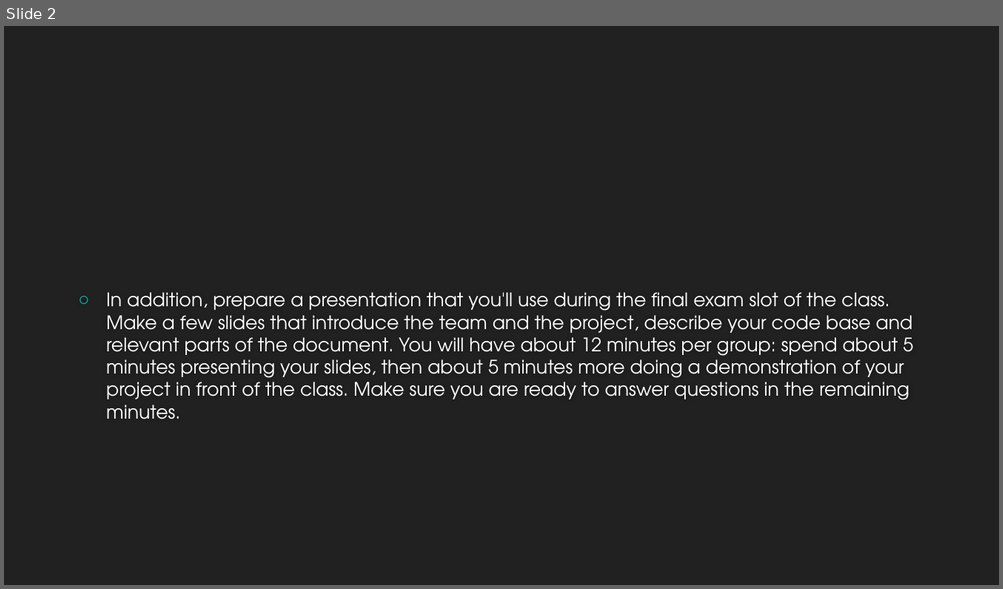
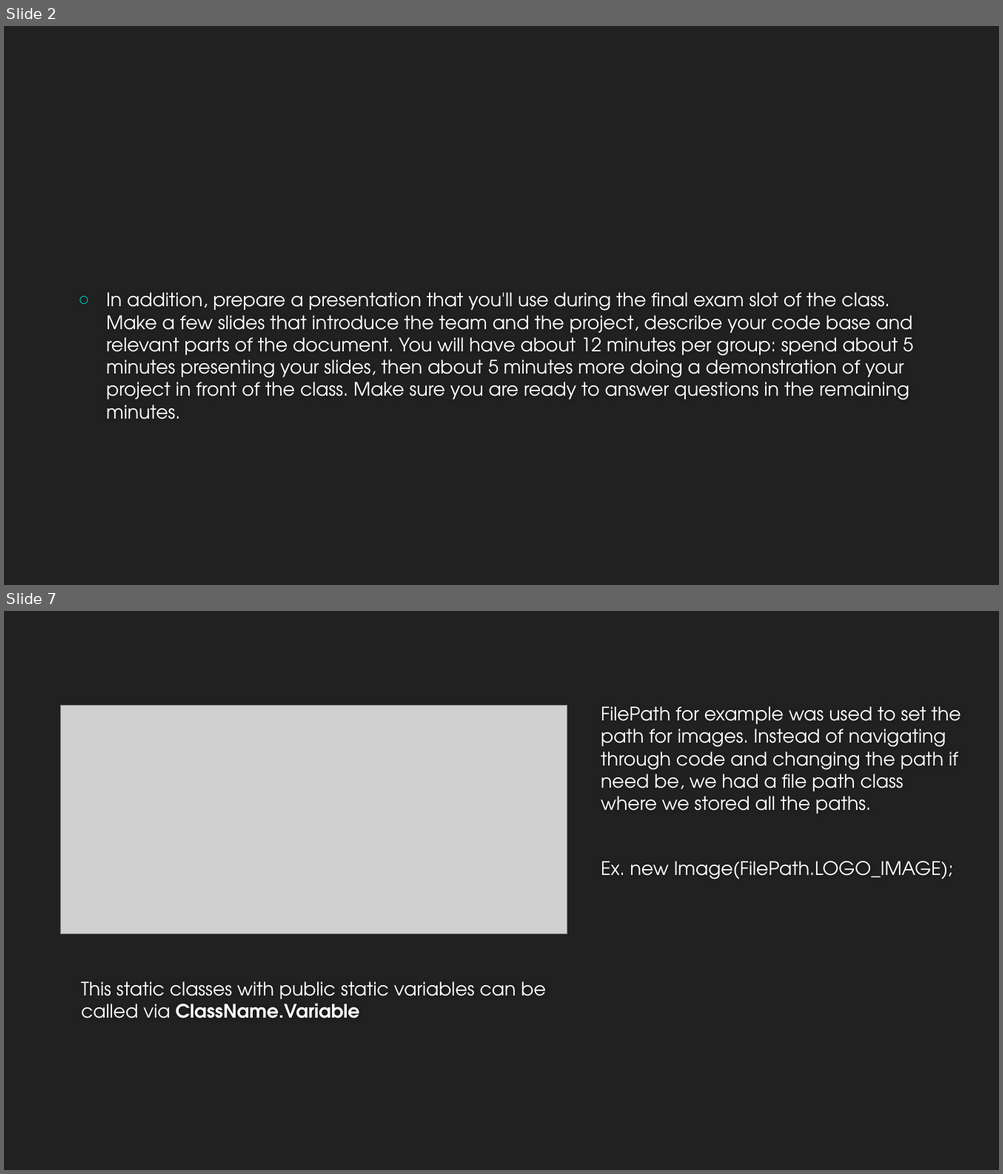
Before and after one commit to recursor94/CSC-380-Project, a slide deck: CSC380 Final Presentation.pptx. Shown one above the other, each under a label of ours: slide 2 before the commit, slides 2 and 7 after it; the slides between them are not shown. The pictures are 1003x589 and 1003x1174 pixels, drawn with LibreOffice and Linux fonts; fonts in the diff are those of the drawing; grey boxes stand for pictures; background and template pictures are left out. Boxes give left, top, right and bottom in pixels: in the first picture for what was removed or moved away, otherwise in the second. Text is boxed around its words. In the diff, an @@ line names an element or a change of style, - is before the commit and + after.

```diff
--- a/CSC380 Final Presentation.pptx
+++ b/CSC380 Final Presentation.pptx
@@ slide 7 added at bbox=[4, 611, 999, 1170], background #212121 @@
@@ picture added at bbox=[61, 706, 567, 935] @@
@@ text added at bbox=[600, 706, 961, 880], 18 pt, text #FFFFFF @@
+FilePath for example was used to set the path for images. Instead of navigating through code and changing the path if need be, we had a file path class where we stored all the paths.
+Ex. new Image(FilePath.LOGO_IMAGE);
@@ text added at bbox=[81, 982, 546, 1019], 18 pt, text #FFFFFF @@
+This static classes with public static variables can be called via ClassName.Variable
```
Also in this commit, not shown: 1 slide changed, 4 other slides added, 1 slide removed, 1 other file.
